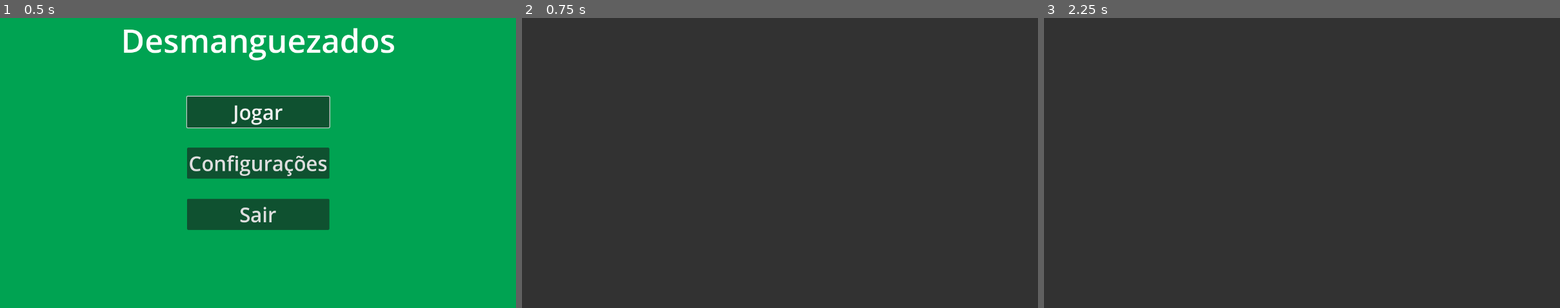
Above: before the commit, frames 1-3 (left to right).
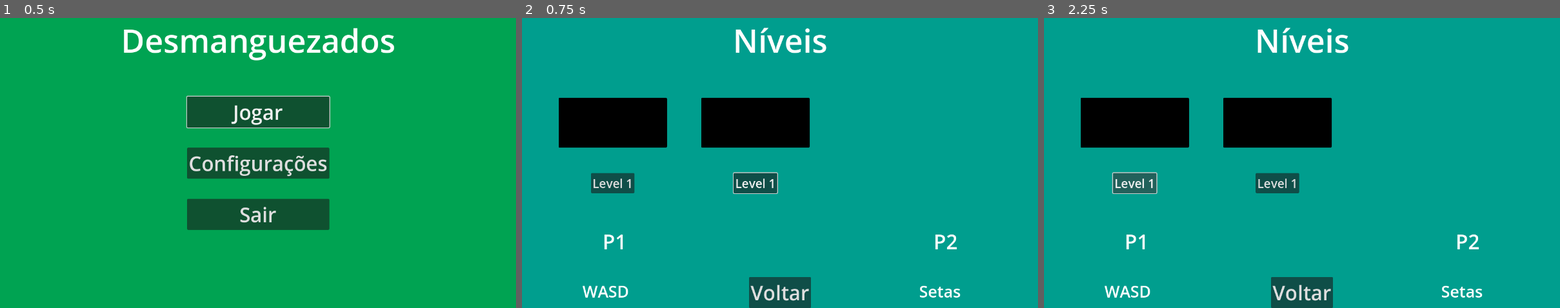
Above: after the commit, the same moments.

Repository: pauloBFalmeida/desmanguezados
Game: Godot game, scene res://Cenas/Menus/menuPrincipal.tscn
Two runs of this game, one before a commit and one after it. Both use one fixed random seed, a clock stepped at 60 frames per second and the inputs below. The engine's default icon, where the game draws it, is replaced by a stand-in: a white triangle on a blue panel in a dark square.
Inputs (mouse positions are in pixels of both pictures, inside the frame that each line leads up to):
- Up to frame 1 (0.5 s): no input
- Up to frame 2 (0.75 s): click "Jogar" at 0.5 s
- Up to frame 3 (2.25 s): click (1302, 293) at 1.25 s, where only the run after the commit has a clickable "Voltar"; click (1136, 183) at 2 s, where only the run after the commit has a clickable "Level 1"

Frame 1 is identical in both runs. In frame 2, 100% of the frame differs, in the area x 0-100%, y 0-100%; in frame 3, 100%.

Commit message:
controles funcionando

Diff:
--- /dev/null
+++ b/Cenas/Menus/SubItems/level_item.tscn
@@ -0,0 +1,42 @@
+[gd_scene load_steps=2 format=3 uid="uid://cciukv0gmo85j"]
+
+[ext_resource type="Texture2D" uid="uid://mqhusyq3gsru" path="res://Assets/temp/black.png" id="1_ggp4t"]
+
+[node name="LevelItem" type="Control"]
+custom_minimum_size = Vector2(350, 250)
+layout_mode = 3
+anchors_preset = 5
+anchor_left = 0.5
+anchor_right = 0.5
+offset_left = -640.0
+offset_right = -290.0
+offset_bottom = 250.0
+grow_horizontal = 2
+size_flags_vertical = 0
+
+[node name="TextureRect" type="TextureRect" parent="."]
+layout_mode = 1
+anchors_preset = 5
+anchor_left = 0.5
+anchor_right = 0.5
+offset_left = -147.0
+offset_right = 838.0
+offset_bottom = 492.0
+grow_horizontal = 2
+scale = Vector2(0.3, 0.3)
+texture = ExtResource("1_ggp4t")
+
+[node name="ButtonStart" type="Button" parent="."]
+layout_mode = 1
+anchors_preset = 7
+anchor_left = 0.5
+anchor_top = 1.0
+anchor_right = 0.5
+anchor_bottom = 1.0
+offset_left = -31.0
+offset_top = -31.0
+offset_right = 31.0
+grow_horizontal = 2
+grow_vertical = 0
+theme_override_font_sizes/font_size = 30
+text = "Level 1"
--- /dev/null
+++ b/Cenas/Menus/menuSelecao.tscn
@@ -0,0 +1,141 @@
+[gd_scene load_steps=4 format=3 uid="uid://d1fhoosfw8cye"]
+
+[ext_resource type="Script" uid="uid://c08mirq3yalv1" path="res://Scripts/Menus/menu_selecao.gd" id="1_nmwf3"]
+[ext_resource type="Script" uid="uid://sj5rgpesy5f8" path="res://Scripts/controles_manager.gd" id="3_c8hrp"]
+[ext_resource type="PackedScene" uid="uid://cciukv0gmo85j" path="res://Cenas/Menus/SubItems/level_item.tscn" id="3_ijvx7"]
+
+[node name="MenuSelecao" type="Control"]
+layout_mode = 3
+anchors_preset = 15
+anchor_right = 1.0
+anchor_bottom = 1.0
+grow_horizontal = 2
+grow_vertical = 2
+script = ExtResource("1_nmwf3")
+
+[node name="ControlesManager" type="Node" parent="."]
+script = ExtResource("3_c8hrp")
+
+[node name="ColorRect" type="ColorRect" parent="."]
+layout_mode = 1
+anchors_preset = 15
+anchor_right = 1.0
+anchor_bottom = 1.0
+grow_horizontal = 2
+grow_vertical = 2
+color = Color(0, 0.617928, 0.557354, 1)
+
+[node name="LabelTitulo" type="Label" parent="."]
+layout_mode = 1
+anchors_preset = 5
+anchor_left = 0.5
+anchor_right = 0.5
+offset_left = -20.0
+offset_right = 20.0
+offset_bottom = 23.0
+grow_horizontal = 2
+theme_override_font_sizes/font_size = 80
+text = "Níveis"
+
+[node name="ButtonVoltar" type="Button" parent="."]
+layout_mode = 1
+anchors_preset = 7
+anchor_left = 0.5
+anchor_top = 1.0
+anchor_right = 0.5
+anchor_bottom = 1.0
+offset_left = -77.0
+offset_top = -77.0
+offset_right = 77.0
+grow_horizontal = 2
+grow_vertical = 0
+theme_override_font_sizes/font_size = 50
+text = "Voltar"
+
+[node name="ScrollContainerLeveis" type="ScrollContainer" parent="."]
+custom_minimum_size = Vector2(0, 300)
+layout_mode = 1
+anchors_preset = 14
+anchor_top = 0.5
+anchor_right = 1.0
+anchor_bottom = 0.5
+offset_left = 50.0
+offset_top = -175.0
+offset_right = -50.0
+offset_bottom = 125.0
+grow_horizontal = 2
+grow_vertical = 2
+follow_focus = true
+vertical_scroll_mode = 0
+
+[node name="HBoxContainer" type="HBoxContainer" parent="ScrollContainerLeveis"]
+layout_mode = 2
+size_flags_horizontal = 3
+size_flags_vertical = 0
+
+[node name="LevelItem" parent="ScrollContainerLeveis/HBoxContainer" instance=ExtResource("3_ijvx7")]
+layout_mode = 2
+
+[node name="ControlesConectados" type="Control" parent="."]
+custom_minimum_size = Vector2(0, 200)
+layout_mode = 1
+anchors_preset = 12
+anchor_top = 1.0
+anchor_right = 1.0
+anchor_bottom = 1.0
+offset_top = -200.0
+grow_horizontal = 2
+grow_vertical = 0
+
+[node name="LabelP1" type="Label" parent="ControlesConectados"]
+layout_mode = 1
+offset_left = 200.0
+offset_right = 259.0
+offset_bottom = 69.0
+size_flags_horizontal = 0
+theme_override_font_sizes/font_size = 50
+text = "P1"
+
+[node name="LabelStatusP1" type="Label" parent="ControlesConectados"]
+layout_mode = 1
+anchors_preset = 2
+anchor_top = 1.0
+anchor_bottom = 1.0
+offset_left = 150.0
+offset_top = -69.0
+offset_right = 295.0
+grow_vertical = 0
+size_flags_horizontal = 0
+theme_override_font_sizes/font_size = 40
+text = "Controle Conectado"
+
+[node name="LabelP2" type="Label" parent="ControlesConectados"]
+layout_mode = 1
+anchors_preset = 1
+anchor_left = 1.0
+anchor_right = 1.0
+offset_left = -259.0
+offset_right = -200.0
+offset_bottom = 69.0
+grow_horizontal = 0
+size_flags_horizontal = 0
+theme_override_font_sizes/font_size = 50
+text = "P2"
+
+[node name="LabelStatusP2" type="Label" parent="ControlesConectados"]
+layout_mode = 1
+anchors_preset = 3
+anchor_left = 1.0
+anchor_top = 1.0
+anchor_right = 1.0
+anchor_bottom = 1.0
+offset_left = -295.0
+offset_top = -69.0
+offset_right = -150.0
+grow_horizontal = 0
+grow_vertical = 0
+size_flags_horizontal = 0
+theme_override_font_sizes/font_size = 40
+text = "Controle Conectado"
+
+[connection signal="pressed" from="ButtonVoltar" to="." method="_on_button_voltar_pressed"]
--- a/Scripts/Autoloads/inputManager.gd
+++ b/Scripts/Autoloads/inputManager.gd
@@ -1,7 +1,14 @@
 extends Node
 
-var actions_player = {}
+signal controle_added
 
+# id de cada jogador
+enum PlayerId {
+	P1,
+	P2
+}
+
+# nome das acaos
 const action_names = [
 	"move_left",
 	"move_right",
@@ -9,18 +16,53 @@
 	"move_up"
 ]
 
-func add_controller(player_id: int, device_id: int) -> void:
-	actions_player[player_id] = {}
+# actions_player[player id] -> acoes[nome da acao (do action_names)] -> nome da acao pro player no InputMap
+var actions_player = {}
+
+# controles conectados [controle id] -> player id
+var controles_conectados = {}
+
+func _ready() -> void:
+	set_default_keyboard()
+
+# padrao do keyboard para ambos os players
+func set_default_keyboard() -> void:
+	for player_id in PlayerId.values():
+		add_keyboard(player_id)
+
+# ----- Adiciona as actionMap para o teclado ----
+func add_keyboard(player_id: PlayerId):
+	# se nao tiver mapa de acoes pro player -> crie
+	if not actions_player.has(player_id):
+		actions_player[player_id] = {}
+	# add as acoes do keyboard para esse player
+	var prefix = "key_1_" if player_id == PlayerId.P1 else "key_2_"
+	for action_name in action_names:
+		var ref_name: String = prefix + action_name
+		actions_player[player_id][action_name] = ref_name
+
+# ---- Adiciona as actionMap para controle ----
+func add_controller(player_id: PlayerId, device_id: int) -> void:
+	controles_conectados[device_id] = player_id
+	# se nao tiver mapa de acoes pro player -> crie
+	if not actions_player.has(player_id):
+		actions_player[player_id] = {}
+	# copia as acoes do controle, especifico do device_id do controle
 	for action_name in action_names:
 		var new_name: String = action_name + "_" +str(device_id)
 		var ref_name: String = "contr_" + action_name
-		_clone_action(ref_name, new_name, device_id)
+		_clone_action_controller(ref_name, new_name, device_id)
 		actions_player[player_id][action_name] = new_name
+	# emite o sinal avisando que foi adicionado um controle
+	emit_signal("controle_added")
 
-func _clone_action(original: String, new_name: String, device_id: int):
+func _clone_action_controller(original: String, new_name: String, device_id: int):
+	# se nao tiver uma acao com esse nome -> crie
 	if not InputMap.has_action(new_name):
 		InputMap.add_action(new_name)
+	# copia todos os eventos da acao "original" para a acao "new_name"
 	for event in InputMap.action_get_events(original):
 		var event_copy = event.duplicate()
+		# so para o device com o id desejado
 		event_copy.device = device_id
 		InputMap.action_add_event(new_name, event_copy)
--- a/Scripts/Autoloads/sceneManager.gd
+++ b/Scripts/Autoloads/sceneManager.gd
@@ -1,14 +1,17 @@
 extends Node
 
-const MENU_PATH = "res://Scenes/Menus/main_menu.tscn"
-const RESULTADO_PATH = "res://Scenes/Menus/result_menu.tscn"
+const MENU_PRINCIPAL_PATH := "res://Cenas/Menus/menuPrincipal.tscn"
+const MENU_SELECAO_PATH := "res://Cenas/Menus/menuSelecao.tscn"
 
 #const level_paths := {
 	#LevelData.Level_t.TUTORIAL: "res://Scenes/Levels/level_Tutorial.tscn",
 #}
 
 func goto_menu():
-	change_scene(MENU_PATH)
+	change_scene(MENU_PRINCIPAL_PATH)
+
+func goto_selecao():
+	change_scene(MENU_SELECAO_PATH)
 
 #func goto_level(level: LevelData.Level_t):
 	#if level_paths.has(level):
--- a/Scripts/Menus/menu_principal.gd
+++ b/Scripts/Menus/menu_principal.gd
@@ -4,7 +4,7 @@
 	$GridContainer/ButtonJogar.grab_focus()
 
 func _on_button_jogar_pressed() -> void:
-	SceneManager.change_scene("res://Cenas/Menus/node_2d.tscn")
+	SceneManager.goto_selecao()
 
 func _on_button_config_pressed() -> void:
 	pass
--- /dev/null
+++ b/Scripts/Menus/menu_selecao.gd
@@ -0,0 +1,65 @@
+extends Control
+
+@onready var label_status_P1 := $ControlesConectados/LabelStatusP1
+@onready var label_status_P2 := $ControlesConectados/LabelStatusP2
+
+@onready var container_leveis := $ScrollContainerLeveis/HBoxContainer
+
+const LEVEIS_REF := [
+	"res://Cenas/Menus/node_2d.tscn"
+]
+
+var leveis_itens = []
+
+func _ready() -> void:
+	# controle conectado -> atualiza as informacoes de controles conectados
+	InputManager.controle_added.connect(update_conectados)
+	update_conectados() # atualiza no inicio
+	# cria os displays de cada level
+	_criar_level_itens()
+
+# --- Voltar ---
+func _on_button_voltar_pressed() -> void:
+	SceneManager.goto_menu()
+
+# --- Leveis ---
+func _criar_level_itens() -> void:
+	var item_ref = preload("res://Cenas/Menus/SubItems/level_item.tscn")
+	for level_ref in LEVEIS_REF:
+		var item = item_ref.instantiate()
+		leveis_itens.append(item)
+		container_leveis.add_child(item)
+		# link botao com inicio do level
+		var btn : Button = item.get_node("ButtonStart")
+		btn.pressed.connect(func(): SceneManager.change_scene(level_ref) )
+		# texto
+		var level_num = leveis_itens.size()
+		btn.text = "Level " + str(level_num)
+	leveis_itens[0].get_node("ButtonStart").grab_focus()
+
+func _on_button_pressed() -> void:
+	SceneManager.change_scene("res://Cenas/Menus/node_2d.tscn")
+
+# --- Controles Conectados ---
+func update_conectados():
+	# dict de quais controles foram conectados
+	var is_controle_conectado := {
+		InputManager.PlayerId.P1: false,
+		InputManager.PlayerId.P2: false
+	}
+	# Encontra os players com os controles conectados
+	for device_id in InputManager.controles_conectados:
+		var player_id = InputManager.controles_conectados[device_id]
+		is_controle_conectado[player_id] = true
+
+	# -- atualiza as labels --
+	# Player 1
+	if is_controle_conectado[InputManager.PlayerId.P1]:
+		label_status_P1.text = "Controle Conectado"
+	else:
+		label_status_P1.text = "WASD"
+	# Player 2
+	if is_controle_conectado[InputManager.PlayerId.P2]:
+		label_status_P2.text = "Controle Conectado"
+	else:
+		label_status_P2.text = "Setas"
--- /dev/null
+++ b/Scripts/controles_manager.gd
@@ -0,0 +1,48 @@
+extends Node
+
+func _input(event):
+	if event.is_action_pressed("contr_start"):
+		var device_id = event.device
+		if not InputManager.controles_conectados.has(device_id):
+			# Adiciona primeiro o controle do P2, dps o do P1
+			var player_id := InputManager.PlayerId.P2 if InputManager.controles_conectados.is_empty() else InputManager.PlayerId.P1
+			# adiciona o inputmap pro controle
+			InputManager.add_controller(player_id, device_id)
+
+#func _set_device_id(player: Node, device_id: int) -> void:
+	### give it a name so it's unique, if you really want
+	#player.set_name('player' + str(device_id))
+#
+	### Give the player instance a device id so it can handle its own events
+	#player.device_id = device_id
+	### register the player in the players dict
+	#players[device_id] = player
+	#
+	#player.action = InputManager.actions_player[player.player_id]
+#
+#func _input(event):
+	#var device_id = event.device
+	 ### Check to see that that event id on an action
+	#if event.is_action_pressed("contr_start") and not players.get(device_id):
+		##
+		#InputManager.add_controller(1, device_id)
+		#
+		### create the player scene instance
+		#var playerScene = preload("res://Cenas/player.tscn")
+		#var player = playerScene.instantiate()
+#
+		#_set_device_id(player, device_id)
+#
+		### Add the player to the scene
+		#add_child(player)
+		#player.global_position = Vector2(100, 100)
+		#
+	#if event.is_action_pressed("key_start"):
+		### create the player scene instance
+		#var playerScene = preload("res://Cenas/player.tscn")
+		#var player = playerScene.instantiate()
+#
+		### Add the player to the scene
+		#add_child(player)
+		#player.global_position = Vector2(100, 100)
+		#
--- a/Scripts/player.gd
+++ b/Scripts/player.gd
@@ -1,9 +1,10 @@
 extends Sprite2D
 
-var device_id : int = -1
+var player_id := InputManager.PlayerId.P1
 
 var speed: float = 250.0
 
+# acoes do InputMap
 var action : Dictionary
 
 func _process(delta: float) -> void:
@@ -12,13 +13,13 @@
 	global_position += move_dir * delta * speed
 
 func _input(event):
-	## do nothing if device id does not match the assigned id
-	if event.device != device_id:
-		return
-
-	## do nothing if no device id assigned
-	if device_id == -1:
-		return
+	### do nothing if device id does not match the assigned id
+	#if event.device != device_id:
+		#return
+#
+	### do nothing if no device id assigned
+	#if device_id == -1:
+		#return
 
 	## Process events!
 	if (Input.is_action_just_pressed("x")):
--- a/playerMgmt.gd
+++ b/playerMgmt.gd
@@ -2,31 +2,24 @@
 
 var players = {}
 
-func _set_device_id(player: Node, device_id: int) -> void:
-	## give it a name so it's unique, if you really want
-	player.set_name('player' + str(device_id))
-
-	## Give the player instance a device id so it can handle its own events
-	player.device_id = device_id
-	## register the player in the players dict
-	players[device_id] = player
-
-	player.action = InputManager.actions_player[1]
-
-
-func _input(event):
-	var device_id = event.device
-	 ## Check to see that that event id on an action
-	if not players.get(device_id) and event.is_action_pressed("start"):
-		#
-		InputManager.add_controller(1, device_id)
-
-		## create the player scene instance
+func _ready() -> void:
+	for player_id in InputManager.PlayerId.values():
+		# instancia o player
 		var playerScene = preload("res://Cenas/player.tscn")
 		var player = playerScene.instantiate()
-
-		_set_device_id(player, device_id)
-
-		## Add the player to the scene
+		# ajusta o action map do player
+		player.player_id = player_id
+		player.action = InputManager.actions_player[player.player_id]
+		# ajusta o nome
+		player.set_name('player' + str(player_id))
+		# salva no dicionario
+		players[player_id] = player
+		# coloca na hierarquia
 		add_child(player)
-		player.global_position = Vector2(100, 100)
+		# posiciona e muda de cor
+		if player_id == InputManager.PlayerId.P1:
+			player.global_position = Vector2(100, 100)
+			player.modulate.r = 0
+		else:
+			player.global_position = Vector2(200, 100)
+			player.modulate.b = 0
--- a/project.godot
+++ b/project.godot
@@ -25,7 +25,7 @@
 window/size/viewport_width=1280
 window/size/viewport_height=720
 window/stretch/mode="viewport"
-window/stretch/scale_mode="integer"
+window/stretch/aspect="keep_width"
 
 [file_customization]
 
@@ -45,7 +45,7 @@
 , Object(InputEventJoypadButton,"resource_local_to_scene":false,"resource_name":"","device":-1,"button_index":0,"pressure":0.0,"pressed":true,"script":null)
 ]
 }
-start={
+contr_start={
 "deadzone": 0.2,
 "events": [Object(InputEventJoypadButton,"resource_local_to_scene":false,"resource_name":"","device":-1,"button_index":6,"pressure":0.0,"pressed":true,"script":null)
 , Object(InputEventJoypadButton,"resource_local_to_scene":false,"resource_name":"","device":-1,"button_index":5,"pressure":0.0,"pressed":true,"script":null)
@@ -116,8 +116,14 @@
 "events": [Object(InputEventKey,"resource_local_to_scene":false,"resource_name":"","device":-1,"window_id":0,"alt_press …(195 unchanged characters)…
 ]
 }
+key_start={
+"deadzone": 0.2,
+"events": [Object(InputEventKey,"resource_local_to_scene":false,"resource_name":"","device":-1,"window_id":0,"alt_pressed":false,"shift_pressed":false,"ctrl_pressed":false,"meta_pressed":false,"pressed":false,"keycode":0,"physical_keycode":4194309,"key_label":0,"unicode":0,"location":0,"echo":false,"script":null)
+]
+}
 
 [rendering]
 
+textures/canvas_textures/default_texture_filter=0
 renderer/rendering_method="gl_compatibility"
 renderer/rendering_method.mobile="gl_compatibility"
Not shown, added: Scripts/Menus/menu_selecao.gd.uid
Not shown, added: Scripts/controles_manager.gd.uid
